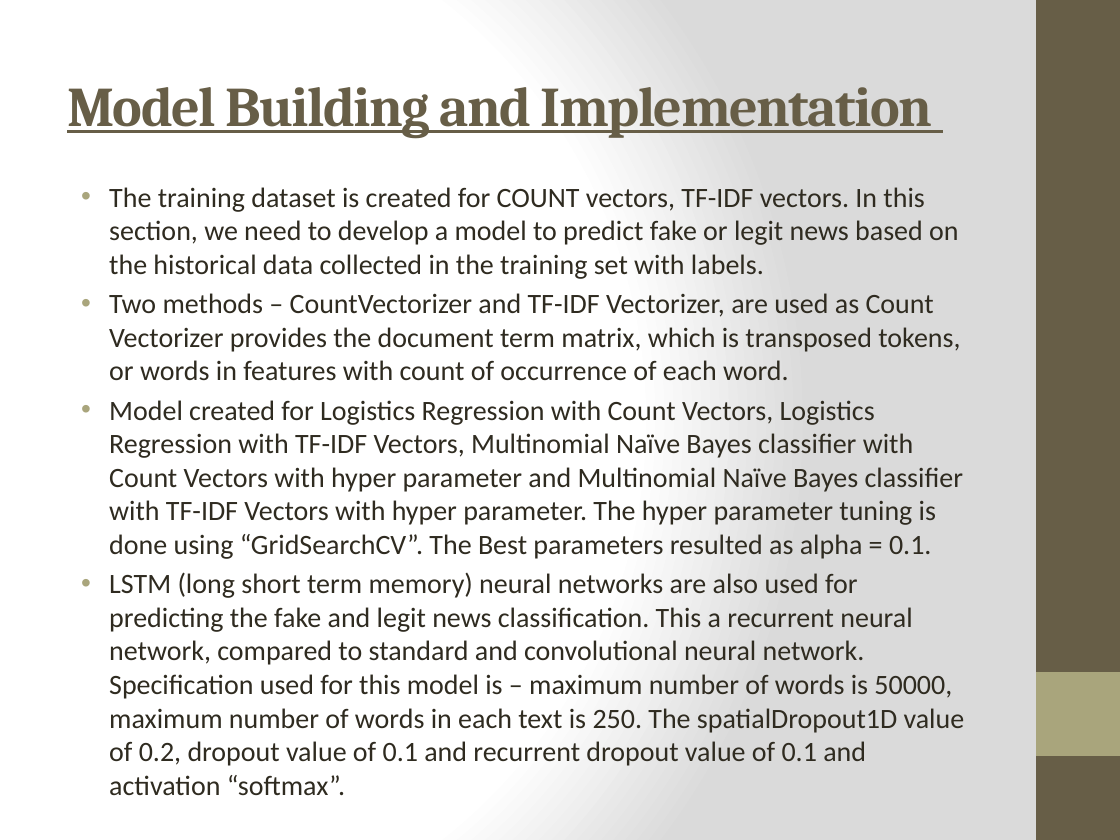
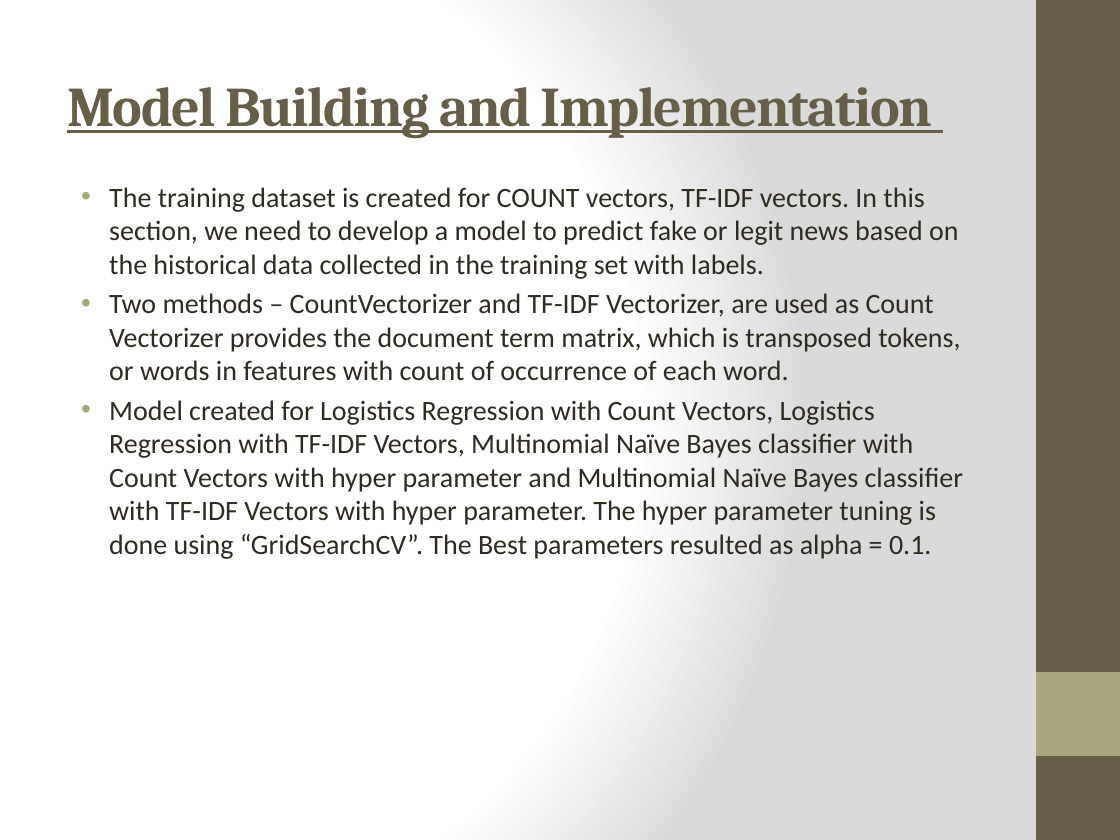
Before and after one commit to arijitsinha80/Springboard_CapstoneProject2, a slide deck: slide 11 of Capstone Project 2_Final.pptx. Drawn at 1120x840 pixels with LibreOffice and Linux fonts; fonts in the diff are those of the drawing. Boxes give left, top, right and bottom in pixels: in the first picture for what was removed or moved away, otherwise in the second. Text is boxed around its words. In the diff, an @@ line names an element or a change of style, - is before the commit and + after.

```diff
--- a/Capstone Project 2_Final.pptx
+++ b/Capstone Project 2_Final.pptx
@@ text at (109, 572, 965, 766): paragraph removed @@
-• LSTM (long short term memory) neural networks are also used for predicting the fake and legit news classification. This a recurrent neural network, compared to standard and convolutional neural network. Specification used for this model is – maximum number of words is 50000, maximum number of words in each text is 250. The spatialDropout1D value of 0.2, dropout value of 0.1 and recurrent dropout value of 0.1 and activation “softmax”.
```
Also in this commit, not shown: 1 other slide changed, 2 other files.
